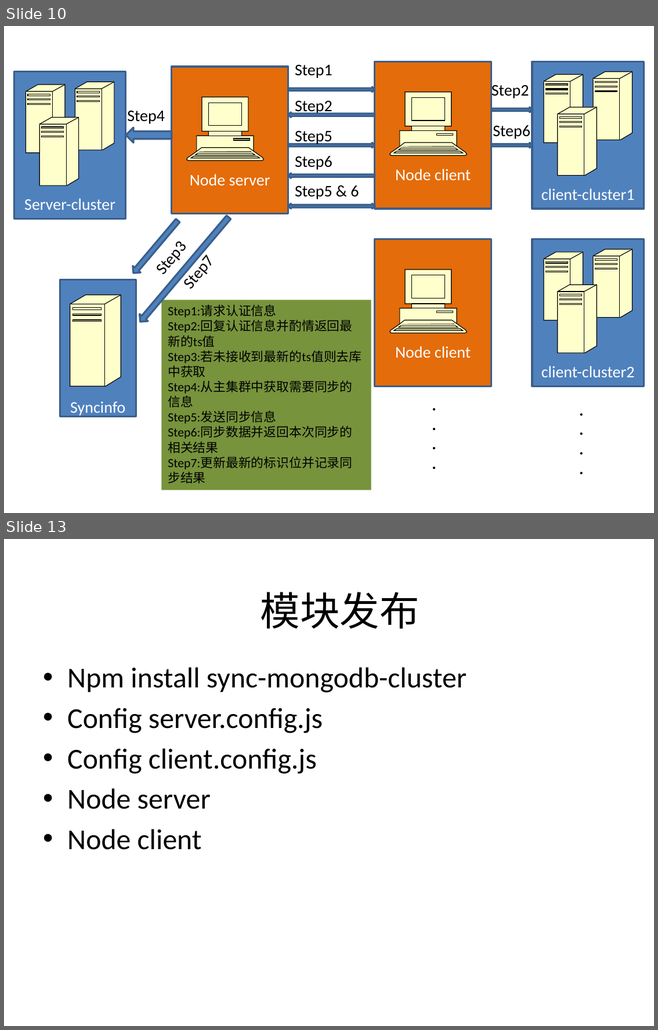
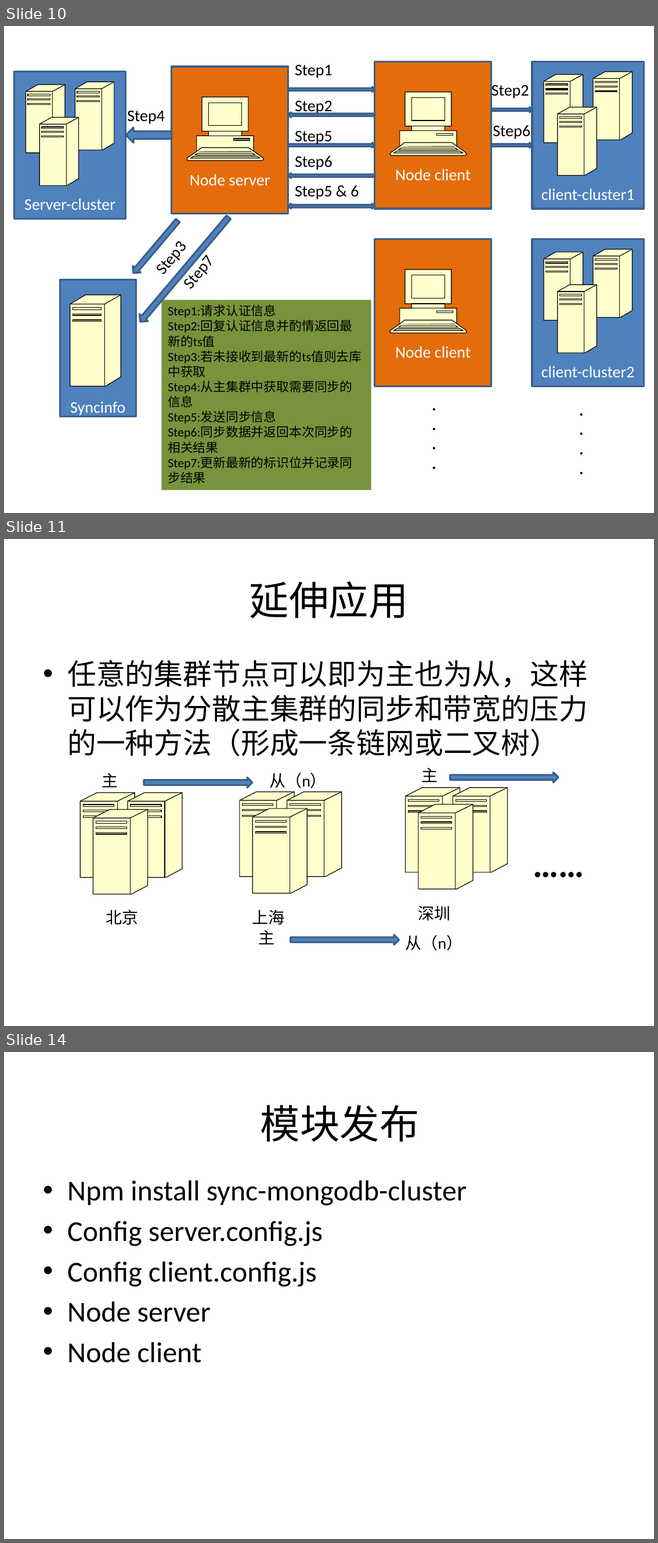
Before and after one commit to samoin/sync-mongodb-clusters, a slide deck: nodejs sync mongodb-cluster.pptx. Shown one above the other, each under a label of ours: slides 10 and 13 before the commit, slides 10, 11 and 14 after it; the slides between them are not shown. The pictures are 658x1030 and 658x1543 pixels, drawn with LibreOffice and Linux fonts; fonts in the diff are those of the drawing; background and template pictures are left out. Boxes give left, top, right and bottom in pixels: in the first picture for what was removed or moved away, otherwise in the second. Text is boxed around its words. In the diff, an @@ line names an element or a change of style, - is before the commit and + after.

```diff
--- a/nodejs sync mongodb-cluster.pptx
+++ b/nodejs sync mongodb-cluster.pptx
@@ slide 11 added at [4, 539, 654, 1026], background picture (left out) @@
@@ title added at [249, 581, 408, 618], 44 pt, text #000000 @@
+延伸应用
@@ text added at [67, 660, 587, 756], 32 pt, text #000000 @@
+• 任意的集群节点可以即为主也为从，这样可以作为分散主集群的同步和带宽的压力的一种方法（形成一条链网或二叉树）
@@ text added at [101, 773, 118, 788], 18 pt, text #000000 @@
+主
@@ text added at [269, 773, 326, 788], 18 pt, text #000000 @@
+从（n）
@@ text added at [422, 768, 438, 783], 18 pt, text #000000 @@
+主
@@ group added at [80, 772, 608, 951]: 9 freeform shapes, 6 texts, 3 right arrows @@
+……
+主
+从（n）
+北京
+上海
+深圳
@@ what was slide 13 is now slide 14 @@
```
Also in this commit, not shown: 7 slides changed, 3 other files.
